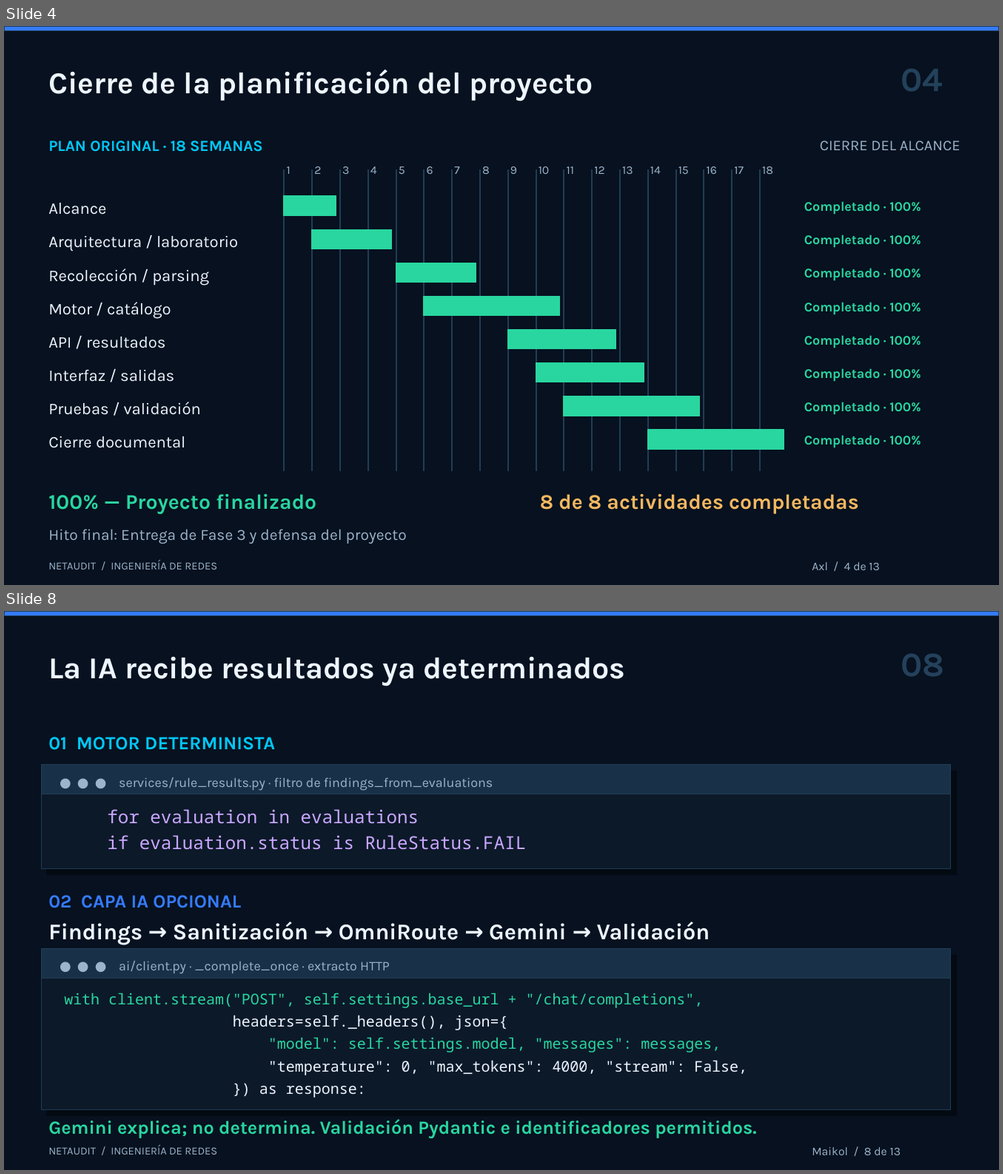
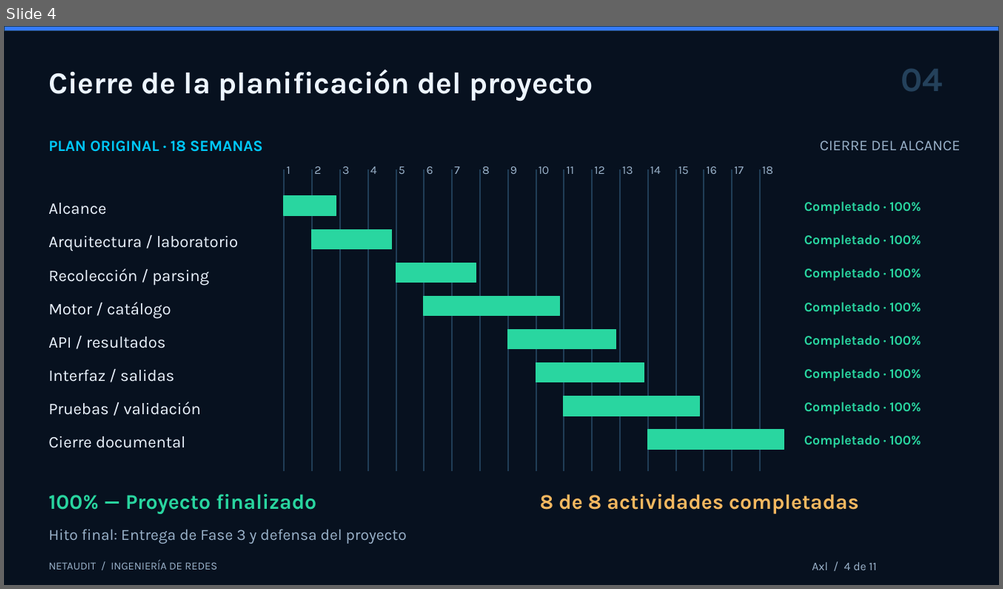
Before and after one commit to thomasdbs21/grupo-1, a slide deck: Entregables-APT/Fase-3/Presentacion/NetAudit_Defensa_Final_Comision_2026.pptx. Shown one above the other, each under a label of ours: slides 4 and 8 before the commit, slide 4 after it; the slides between them are not shown. The pictures are 1003x1174 and 1003x589 pixels, drawn with LibreOffice and Linux fonts; fonts in the diff are those of the drawing. Boxes give left, top, right and bottom in pixels: in the first picture for what was removed or moved away, otherwise in the second. Text is boxed around its words. In the diff, an @@ line names an element or a change of style, - is before the commit and + after.

```diff
--- a/Entregables-APT/Fase-3/Presentacion/NetAudit_Defensa_Final_Comision_2026.pptx
+++ b/Entregables-APT/Fase-3/Presentacion/NetAudit_Defensa_Final_Comision_2026.pptx
@@ slide 8 removed at [4, 611, 999, 1170], background #07111F @@
@@ rectangle removed at [4, 611, 999, 615] @@
@@ text removed at [900, 654, 944, 676] @@
-08
@@ text removed at [48, 657, 626, 686] @@
-La IA recibe resultados ya determinados
@@ text removed at [48, 737, 275, 750] @@
-01 MOTOR DETERMINISTA
@@ rectangle removed at [41, 765, 950, 869] @@
@@ rectangle removed at [41, 765, 950, 795] @@
@@ rectangle removed at [46, 772, 956, 876] @@
@@ text removed at [119, 777, 492, 791] @@
-● ● ● services/rule_results.py · filtro de findings_from_evaluations
@@ text removed at [107, 809, 419, 824] @@
-for evaluation in evaluations
@@ text removed at [107, 835, 526, 850] @@
-if evaluation.status is RuleStatus.FAIL
@@ text removed at [48, 895, 241, 908] @@
-02 CAPA IA OPCIONAL
@@ text removed at [48, 922, 710, 945] @@
-Findings → Sanitización → OmniRoute → Gemini → Validación
@@ rectangle removed at [41, 949, 950, 1111] @@
@@ rectangle removed at [41, 949, 950, 979] @@
@@ rectangle removed at [46, 955, 956, 1116] @@
@@ text removed at [119, 961, 390, 974] @@
-● ● ● ai/client.py · _complete_once · extracto HTTP
@@ text removed at [64, 993, 703, 1008] @@
-with client.stream("POST", self.settings.base_url + "/chat/completions",
@@ text removed at [233, 1015, 508, 1031] @@
-headers=self._headers(), json={
@@ text removed at [268, 1037, 720, 1053] @@
-"model": self.settings.model, "messages": messages,
@@ text removed at [268, 1060, 747, 1076] @@
-"temperature": 0, "max_tokens": 4000, "stream": False,
@@ text removed at [259, 1086, 366, 1098] @@
-}) as response:
@@ text removed at [48, 1119, 756, 1139] @@
-Gemini explica; no determina. Validación Pydantic e identificadores permitidos.
@@ text removed at [48, 1145, 217, 1155] @@
-NETAUDIT / INGENIERÍA DE REDES
@@ text removed at [811, 1147, 901, 1156] @@
-Maikol / 8 de 13
@@ slide 4 changed as well @@
@@ text at [811, 562, 876, 571]: text changed @@
-Axl / 4 de 13
+Axl / 4 de 11
```
Also in this commit, not shown: 4 other slides changed, 6 slides added, 7 other slides removed, 1 other file.
